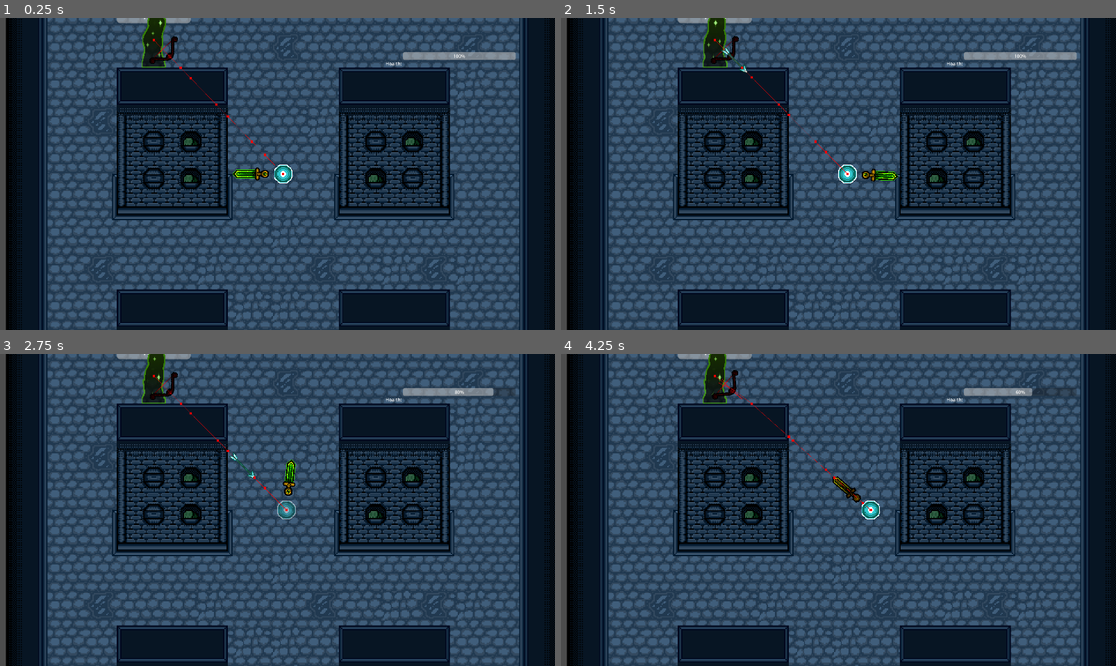
Above: before the commit, frames 1-4 (two rows, left to right).
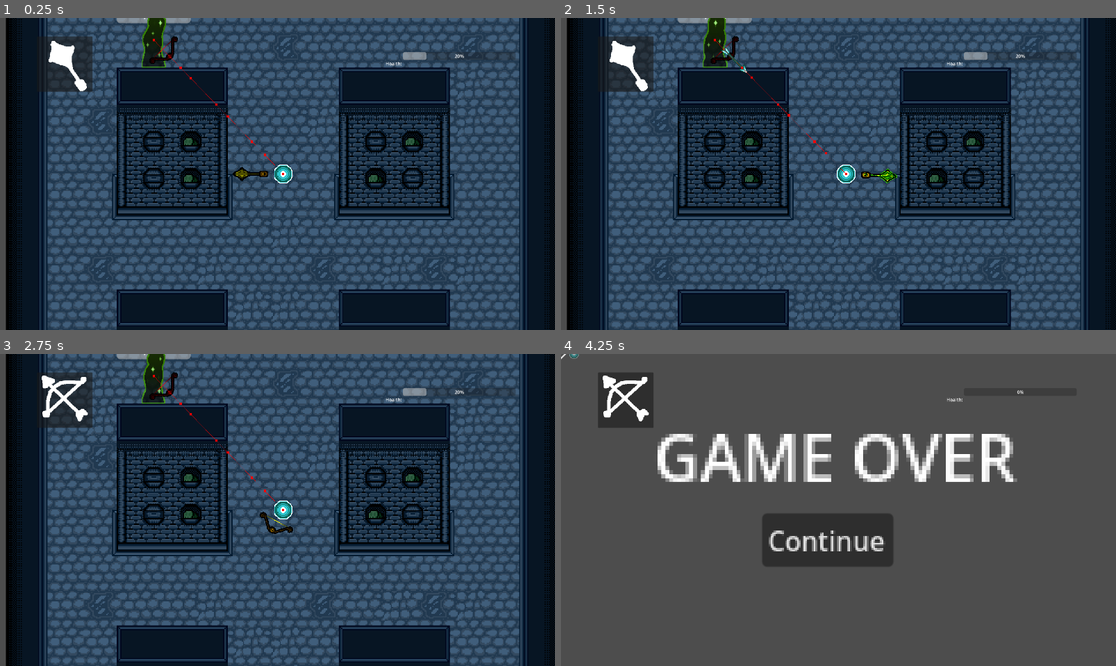
Above: after the commit, the same moments.

Repository: TheRealComedian/sam-pj16
Game: Godot game, scene res://scenes/game.tscn
Two runs of this game, one before a commit and one after it. Both use one fixed random seed, a clock stepped at 60 frames per second and the inputs below.
Inputs (mouse positions are in pixels of both pictures, inside the frame that each line leads up to):
- Up to frame 1 (0.25 s): no input
- Up to frame 2 (1.5 s): tap Enter at 0.5 s; move the mouse to (960, 158) at 0.52 s; hold D (move_right) 0.53-1.25 s; click (960, 158) at 0.6 s; drag from (727, 189) to (716, 39) at 1.27 s
- Up to frame 3 (2.75 s): click (266, 541) at 2 s, where only the run after the commit has a clickable "Continue"
- Up to frame 4 (4.25 s): move the mouse to (894, 441) at 2.77 s; hold D (move_right) 2.78-3.5 s; hold Ctrl 2.78-3.5 s; click (894, 441) at 3.05 s; drag from (810, 572) to (716, 375) at 3.52 s

The runs differ from the first frame. In frame 1, 2.1% of the frame differs, in the area x 7-93%, y 5-53%; in frame 2, 2.3%; in frame 3, 2.6%; in frame 4, 99%, in the area x 0-100%, y 0-100%.

Commit message:
weapon changes on death

Diff:
--- a/scenes/components/hurtbox_component.gd
+++ b/scenes/components/hurtbox_component.gd
@@ -7,11 +7,20 @@
 ## period of seconds after detection where hurtbox will ignore hitboxes (i-frames)
 @export var invincibility_preiod: float
 
+
 func _on_area_entered(hitbox: Hitbox):
 	if hitbox is not Hitbox: return
 
 	if owner is Character and hitbox.owner is Weapon or hitbox.owner is Projectile:
 		if owner == hitbox.owner.user: return
+
+	#HACK: this is really messy, but it'll work for the jam
+	if owner is Player:
+		if hitbox.owner is Sword:	Session.last_hit_weapon = load('res://scenes/weapons/sword.tscn')
+		elif hitbox.owner.user.weapon is Bow:	Session.last_hit_weapon = load('res://scenes/weapons/bow.tscn')
+		elif hitbox.owner is Mace:	Session.last_hit_weapon = load('res://scenes/weapons/mace.tscn')
+		elif hitbox.owner is Scythe:	Session.last_hit_weapon = load('res://scenes/weapons/scythe.tscn')
+
 
 	set_deferred('monitoring', false)
 
--- a/scenes/entities/player/player.gd
+++ b/scenes/entities/player/player.gd
@@ -1,4 +1,6 @@
 class_name Player extends Character
+
+@onready var FSM: FiniteStateMachine = $FiniteStateMachine
 
 func _ready():
 	if Global.player:
@@ -6,34 +8,33 @@
 		return
 	Global.player = self
 	Global.hud.health_bar.connect_health(health_component)
+	health_component.health_changed.connect(health_changed)
 
-static func instance() -> Player:
+func health_changed(prev: float, new: float):
+	if new == 0:
+		FSM.force_update('Death')
+
+static func instance(weapon: PackedScene = Session.current_weapon) -> Player:
 	#TODO: add data when implemented
 	var inst: Player = load('res://scenes/entities/player/player.tscn').instantiate()
+	var weapon_inst: Weapon = weapon.instantiate()
+	inst.add_child(weapon_inst)
+	inst.weapon = weapon_inst
+	Global.hud.set_weapon_icon(weapon_inst)
 	return inst
 
-func get_movement_direction() -> Vector2:
-	if !input_disabled:
-		return Input.get_vector("move_left", "move_right", "move_up", "move_down")
-	else:
-		return Vector2(0, 0)
 
-func _input(event: InputEvent):
-	if input_disabled: return
-	if event is InputEventMouseButton and event.button_index == MOUSE_BUTTON_LEFT:
-		input_disabled = true
-		await weapon.attack()
-		input_disabled = false
+#func _input(event: InputEvent):
+	#if input_disabled: return
+	#if event is InputEventMouseButton and event.button_index == MOUSE_BUTTON_LEFT:
+		#input_disabled = true
+		#await weapon.attack()
+		#input_disabled = false
+#
+#func _physics_process(delta):
+	#if weapon and !input_disabled:
+			#weapon.look_at(Global.game.get_global_mouse_position())
 
-func _physics_process(delta):
-	if weapon and !input_disabled:
-			weapon.look_at(Global.game.get_global_mouse_position())
-
-	velocity = velocity.move_toward(
-		get_movement_direction() * movement_speed,
-		momentum * delta
-	)
-	move_and_slide()
 
 func _exit_tree():
 	Global.player = null
--- a/scenes/entities/player/player.tscn
+++ b/scenes/entities/player/player.tscn
@@ -1,10 +1,14 @@
-[gd_scene load_steps=8 format=3 uid="uid://c4xyjdvy1qpyx"]
+[gd_scene load_steps=12 format=3 uid="uid://c4xyjdvy1qpyx"]
 
 [ext_resource type="Script" path="res://scenes/entities/player/player.gd" id="1_3evo7"]
 [ext_resource type="Texture2D" uid="uid://bmyq5fspilx6v" path="res://assets/sprites/entities/Wisper Mote.png" id="2_ed7un"]
+[ext_resource type="PackedScene" uid="uid://bymt3484vhpqx" path="res://scenes/components/FSM/finite_state_machine.tscn" id="2_oeacy"]
+[ext_resource type="Script" path="res://scenes/entities/player/states/free.gd" id="3_mhuoy"]
 [ext_resource type="PackedScene" uid="uid://8p244x1dnspa" path="res://scenes/components/health_component.tscn" id="4_758oi"]
+[ext_resource type="Script" path="res://scenes/entities/player/states/attacking.gd" id="4_d015h"]
 [ext_resource type="PackedScene" uid="uid://sgkunku4x031" path="res://scenes/components/hurtbox_component.tscn" id="5_23hp3"]
-[ext_resource type="PackedScene" uid="uid://b6ukhia0s6mkl" path="res://scenes/weapons/sword.tscn" id="5_whcwd"]
+[ext_resource type="Script" path="res://scenes/entities/player/states/hit.gd" id="5_25gdl"]
+[ext_resource type="Script" path="res://scenes/entities/player/states/death.gd" id="6_bgrfv"]
 
 [sub_resource type="RectangleShape2D" id="RectangleShape2D_srh2y"]
 size = Vector2(32, 32)
@@ -20,7 +24,22 @@
 script = ExtResource("1_3evo7")
 mc = true
 health_component = NodePath("HealthComponent")
-weapon = NodePath("Sword")
+weapon = NodePath("")
+
+[node name="FiniteStateMachine" parent="." node_paths=PackedStringArray("initial_state") instance=ExtResource("2_oeacy")]
+initial_state = NodePath("Free")
+
+[node name="Free" type="Node" parent="FiniteStateMachine"]
+script = ExtResource("3_mhuoy")
+
+[node name="Attacking" type="Node" parent="FiniteStateMachine"]
+script = ExtResource("4_d015h")
+
+[node name="Hit" type="Node" parent="FiniteStateMachine"]
+script = ExtResource("5_25gdl")
+
+[node name="Death" type="Node" parent="FiniteStateMachine"]
+script = ExtResource("6_bgrfv")
 
 [node name="Sprite2D" type="Sprite2D" parent="."]
 texture = ExtResource("2_ed7un")
@@ -39,5 +58,4 @@
 debug_color = Color(0.244572, 0.601581, 0.581193, 0.42)
 
 [node name="HealthComponent" parent="." instance=ExtResource("4_758oi")]
-
-[node name="Sword" parent="." instance=ExtResource("5_whcwd")]
+current_health = 1.0
--- /dev/null
+++ b/scenes/entities/player/states/attacking.gd
@@ -0,0 +1,13 @@
+## Attacking
+## player is in the middle of an attack or cooldown from one
+extends State
+
+func enter():
+	owner.input_disabled = true
+	await owner.weapon.attack()
+	Transitioned.emit(self, "Free")
+
+func exit():
+	owner.input_disabled = false
+
+#func physics_update(delta: float): pass
--- /dev/null
+++ b/scenes/entities/player/states/death.gd
@@ -0,0 +1,8 @@
+## Death
+## player has deleted health
+extends State
+
+func enter():
+	Global.game.menu.force_update('GameOver')
+func exit(): pass
+func physics_update(delta: float): pass
--- /dev/null
+++ b/scenes/entities/player/states/free.gd
@@ -0,0 +1,27 @@
+## Free
+## character can move or stand still freely
+extends State
+
+func enter(): pass
+func exit(): pass
+func physics_update(delta: float):
+	owner.velocity = owner.velocity.move_toward(
+		get_movement_direction() * owner.movement_speed,
+		owner.momentum * delta
+	)
+	owner.move_and_slide()
+
+func get_movement_direction() -> Vector2:
+	if !owner.input_disabled:
+		return Input.get_vector("move_left", "move_right", "move_up", "move_down")
+	else:
+		return Vector2(0, 0)
+
+func _input(event: InputEvent):
+	if owner.input_disabled: return
+	if event is InputEventMouseButton and event.button_index == MOUSE_BUTTON_LEFT:
+		Transitioned.emit(self, 'Attacking')
+
+func _physics_process(delta):
+	if owner.weapon and !owner.input_disabled:
+		owner.weapon.look_at(Global.game.get_global_mouse_position())
--- /dev/null
+++ b/scenes/entities/player/states/hit.gd
@@ -0,0 +1,7 @@
+## Hit
+## player is in stun from getting hit
+extends State
+
+func enter(): pass
+func exit(): pass
+func physics_update(delta: float): pass
--- a/scenes/game.gd
+++ b/scenes/game.gd
@@ -3,6 +3,7 @@
 ##NOTE: peepee weeheehee
 
 @onready var cursor = $Cursor
+@onready var menu: ControlFiniteStateMachine = $Overlay/Menu
 
 func _ready():
 	Global.game = self
--- a/scenes/game.tscn
+++ b/scenes/game.tscn
@@ -1,8 +1,9 @@
-[gd_scene load_steps=14 format=3 uid="uid://7wibdi5xwkt"]
+[gd_scene load_steps=17 format=3 uid="uid://7wibdi5xwkt"]
 
 [ext_resource type="Script" path="res://scenes/game.gd" id="1_ilbpj"]
 [ext_resource type="Script" path="res://scenes/ui/hud/hud.gd" id="2_nyb4e"]
 [ext_resource type="PackedScene" uid="uid://m4b6gk7f36vg" path="res://scenes/entities/health_bar.tscn" id="3_a6vth"]
+[ext_resource type="Texture2D" uid="uid://cg5soj2a8stdk" path="res://assets/sprites/ui/weapon_icons.png" id="4_ktiyo"]
 [ext_resource type="Script" path="res://scenes/components/FSM/control_finite_state_machine.gd" id="4_v2mg7"]
 [ext_resource type="Texture2D" uid="uid://dk3rnrcrrw8yr" path="res://assets/godot/icons/State.png" id="5_1cxmy"]
 [ext_resource type="Script" path="res://scenes/ui/menu/hidden.gd" id="5_7xr64"]
@@ -11,6 +12,11 @@
 [ext_resource type="Shortcut" uid="uid://b6qukba6pvtra" path="res://resources/input/shortcuts/ui_back.tres" id="8_d1wrf"]
 [ext_resource type="Shortcut" uid="uid://b755kkr23w728" path="res://resources/input/key/escape.tres" id="8_ik34c"]
 [ext_resource type="PackedScene" uid="uid://bv5igxgun5x6e" path="res://scenes/components/FSM/transition_button.tscn" id="8_ou0a1"]
+[ext_resource type="Script" path="res://scenes/ui/menu/game_over.gd" id="12_5a466"]
+
+[sub_resource type="AtlasTexture" id="AtlasTexture_kyprb"]
+atlas = ExtResource("4_ktiyo")
+region = Rect2(0, 128, 128, 128)
 
 [sub_resource type="AtlasTexture" id="AtlasTexture_jk3v1"]
 atlas = ExtResource("5_1cxmy")
@@ -43,7 +49,7 @@
 metadata/_edit_use_anchors_ = true
 metadata/_edit_lock_ = true
 
-[node name="HBoxContainer" type="HBoxContainer" parent="Overlay/HUD"]
+[node name="Health" type="HBoxContainer" parent="Overlay/HUD"]
 layout_mode = 1
 anchors_preset = -1
 anchor_left = 0.694792
@@ -52,13 +58,26 @@
 anchor_bottom = 0.183333
 metadata/_edit_use_anchors_ = true
 
-[node name="Label" type="Label" parent="Overlay/HUD/HBoxContainer"]
+[node name="Label" type="Label" parent="Overlay/HUD/Health"]
 layout_mode = 2
 text = "Health:"
 
-[node name="HealthBar" parent="Overlay/HUD/HBoxContainer" instance=ExtResource("3_a6vth")]
+[node name="HealthBar" parent="Overlay/HUD/Health" instance=ExtResource("3_a6vth")]
 layout_mode = 2
 size_flags_horizontal = 3
+
+[node name="PanelContainer" type="PanelContainer" parent="Overlay/HUD"]
+layout_mode = 2
+offset_left = 128.0
+offset_top = 64.0
+offset_right = 320.0
+offset_bottom = 256.0
+size_flags_vertical = 3
+
+[node name="TextureRect" type="TextureRect" parent="Overlay/HUD/PanelContainer"]
+layout_mode = 2
+texture = SubResource("AtlasTexture_kyprb")
+expand_mode = 3
 
 [node name="Menu" type="Control" parent="Overlay" node_paths=PackedStringArray("initial_state")]
 process_mode = 3
@@ -70,6 +89,7 @@
 grow_vertical = 2
 script = ExtResource("4_v2mg7")
 initial_state = NodePath("Hidden")
+metadata/_edit_lock_ = true
 
 [node name="Hidden" type="Control" parent="Overlay/Menu"]
 visible = false
@@ -188,6 +208,41 @@
 target_state = NodePath("../../Pause")
 metadata/_edit_use_anchors_ = true
 
+[node name="GameOver" type="Control" parent="Overlay/Menu"]
+layout_mode = 1
+anchors_preset = 15
+anchor_right = 1.0
+anchor_bottom = 1.0
+grow_horizontal = 2
+grow_vertical = 2
+script = ExtResource("12_5a466")
+metadata/_edit_lock_ = true
+
+[node name="Label" type="Label" parent="Overlay/Menu/GameOver"]
+layout_mode = 0
+anchor_left = 0.166667
+anchor_top = 0.177778
+anchor_right = 0.821959
+anchor_bottom = 0.475348
+offset_right = -1166.16
+offset_bottom = -298.376
+scale = Vector2(13.6757, 13.9729)
+text = "GAME OVER"
+metadata/_edit_use_anchors_ = true
+
+[node name="Button" type="Button" parent="Overlay/Menu/GameOver"]
+layout_mode = 0
+anchor_left = 0.3625
+anchor_top = 0.511111
+anchor_right = 0.598865
+anchor_bottom = 0.682
+offset_top = -6.10352e-05
+offset_right = -374.82
+offset_bottom = -153.56
+scale = Vector2(5.74456, 5.95354)
+text = "Continue"
+metadata/_edit_use_anchors_ = true
+
 [node name="Cursor" type="AnimatedSprite2D" parent="."]
 scale = Vector2(0.142427, 0.142427)
 sprite_frames = SubResource("SpriteFrames_mk6ck")
--- a/scenes/ui/hud/hud.gd
+++ b/scenes/ui/hud/hud.gd
@@ -1,6 +1,14 @@
 class_name HUD extends Control
 
-@onready var health_bar: HealthBar = $HBoxContainer/HealthBar
+@onready var health_bar: HealthBar = $Health/HealthBar
+@onready var weapon_rect = $PanelContainer/TextureRect
 
 func _enter_tree():
 	Global.hud = self
+
+func set_weapon_icon(weapon: Weapon):
+	var atlas: AtlasTexture = weapon_rect.texture
+	if weapon is Sword:		atlas.region = Rect2(0*128, 0*128, 128, 128)
+	if weapon is Mace:		atlas.region = Rect2(0*128, 1*128, 128, 128)
+	if weapon is Bow:		atlas.region = Rect2(0*128, 2*128, 128, 128)
+	if weapon is Scythe:	atlas.region = Rect2(0*128, 3*128, 128, 128)
--- /dev/null
+++ b/scenes/ui/menu/game_over.gd
@@ -0,0 +1,16 @@
+## Game Over
+## shown on player death
+extends ControlState
+
+@onready var continue_button: Button = $Button
+
+func _ready():
+	continue_button.pressed.connect(continue_game)
+
+func enter():
+	Global.map.queue_free()
+
+func continue_game():
+	Session.current_weapon = Session.last_hit_weapon
+	Map.set_as_current_map(load('res://scenes/world/maps/crypt_vertical.tscn'))
+	Transitioned.emit(self, 'Hidden')
--- a/scenes/weapons/projectiles/arrow.tscn
+++ b/scenes/weapons/projectiles/arrow.tscn
@@ -22,3 +22,7 @@
 position = Vector2(22, 0)
 shape = SubResource("CircleShape2D_a43j7")
 debug_color = Color(0.997151, 0, 0.172183, 0.42)
+
+[node name="CollisionShape2D2" type="CollisionShape2D" parent="." index="3"]
+position = Vector2(22, 0)
+shape = SubResource("CircleShape2D_a43j7")
--- a/scenes/weapons/projectiles/scythe_projectile.tscn
+++ b/scenes/weapons/projectiles/scythe_projectile.tscn
@@ -20,3 +20,7 @@
 position = Vector2(70, 70)
 shape = SubResource("CircleShape2D_bkgp1")
 debug_color = Color(0.995531, 0, 0.203594, 0.42)
+
+[node name="CollisionShape2D" type="CollisionShape2D" parent="." index="3"]
+position = Vector2(70, 70)
+shape = SubResource("CircleShape2D_bkgp1")
--- a/scripts/session.gd
+++ b/scripts/session.gd
@@ -1,3 +1,6 @@
 ## Session
 ## Store and manage data specific to the current game session here
 extends Node
+
+var current_weapon: PackedScene = load('res://scenes/weapons/mace.tscn')
+var last_hit_weapon: PackedScene = current_weapon
Binary file added: assets/sprites/ui/weapon_icons.png
Not shown, added: assets/sprites/ui/weapon_icons.png.import
